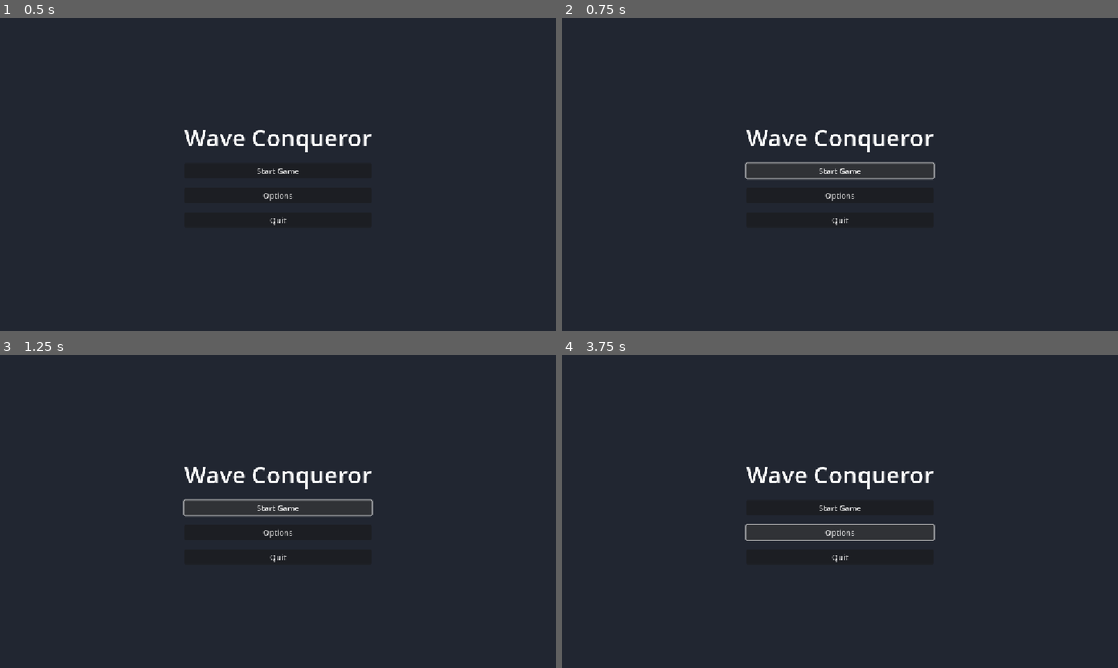
Above: before the commit, frames 1-4 (two rows, left to right).
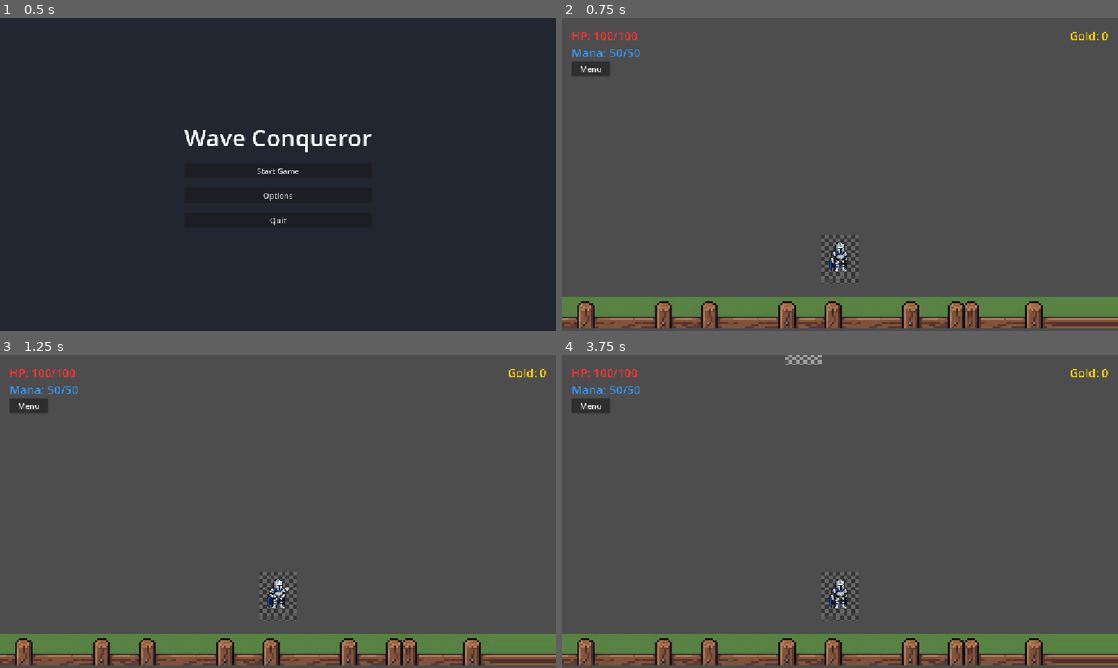
Above: after the commit, the same moments.

Repository: LucasGauterio/godot-wave-conqueror
Game: Godot game, scene res://scenes/ui/menu.tscn
Same seed, same stepped clock (60 frames per second), same inputs: the game is played once before the commit and once after it.
Inputs (mouse positions are in pixels of both pictures, inside the frame that each line leads up to):
- Up to frame 1 (0.5 s): no input
- Up to frame 2 (0.75 s): click "Start Game" at 0.5 s
- Up to frame 3 (1.25 s): no input
- Up to frame 4 (3.75 s): click (840, 508) at 1.25 s, where only the run before the commit has a clickable "Start Game"; click (589, 405) at 2 s, where only the run after the commit has a clickable "Menu"; click (840, 514) at 2.75 s, where only the run after the commit has a clickable "Resume"; click (840, 533) at 3.5 s, where only the run before the commit has a clickable "Options"

Frame 1 is identical in both runs. In frame 2, 99% of the frame differs, in the area x 0-100%, y 0-100%; in frame 3, 99%; in frame 4, 99%.

Commit message:
fix: Correct wooden fence image format and battlefield boundaries

Diff:
--- a/scenes/defenses/wall.tscn
+++ b/scenes/defenses/wall.tscn
@@ -1,18 +1,20 @@
 [gd_scene load_steps=5 format=3 uid="uid://kingdom_wall_01"]
 
 [ext_resource type="Script" path="res://scripts/wall.gd" id="1_script"]
-[ext_resource type="Texture2D" uid="uid://fence_tex" path="res://assets/wooden_fence.png" id="2_texture"]
+[ext_resource type="Texture2D" uid="uid://b0d51dcmob3xb" path="res://assets/wooden_fence.jpg" id="2_texture"]
 
 [sub_resource type="RectangleShape2D" id="RectangleShape2D_wall"]
-size = Vector2(1152, 40)
+size = Vector2(1152, 100)
 
 [node name="KingdomWall" type="StaticBody2D"]
+texture_repeat = 1
 collision_layer = 4
 collision_mask = 3
 script = ExtResource("1_script")
 
 [node name="Sprite2D" type="Sprite2D" parent="."]
 texture_filter = 1
+texture_repeat = 1
 texture = ExtResource("2_texture")
 region_enabled = true
 region_rect = Rect2(0, 0, 1152, 64)
--- a/scenes/main.tscn
+++ b/scenes/main.tscn
@@ -1,10 +1,4 @@
 [gd_scene load_steps=5 format=3 uid="uid://main_scene_01"]
-
-[sub_resource type="RectangleShape2D" id="RectangleShape2D_boundary"]
-size = Vector2(40, 700)
-
-[sub_resource type="RectangleShape2D" id="RectangleShape2D_top_boundary"]
-size = Vector2(1200, 40)
 
 [ext_resource type="PackedScene" uid="uid://knight_01" path="res://scenes/player/knight.tscn" id="1_knight"]
 [ext_resource type="PackedScene" uid="uid://pause_menu_01" path="res://scenes/ui/pause_menu.tscn" id="2_pause"]
@@ -12,6 +6,12 @@
 [ext_resource type="Script" path="res://scripts/main.gd" id="1_main"]
 [ext_resource type="Script" path="res://scripts/wave_manager.gd" id="4_wave"]
 [ext_resource type="PackedScene" uid="uid://kingdom_wall_01" path="res://scenes/defenses/wall.tscn" id="5_wall"]
+
+[sub_resource type="RectangleShape2D" id="RectangleShape2D_boundary"]
+size = Vector2(40, 700)
+
+[sub_resource type="RectangleShape2D" id="RectangleShape2D_top_boundary"]
+size = Vector2(1200, 40)
 
 [node name="Main" type="Node2D"]
 script = ExtResource("1_main")
@@ -70,7 +70,12 @@
 collision_layer = 4
 collision_mask = 3
 
-[node name="CollisionShape2D" type="CollisionShape2D" parent="Boundaries/Top"]
+[node name="Bottom" type="StaticBody2D" parent="Boundaries"]
+position = Vector2(576, 648)
+collision_layer = 4
+collision_mask = 3
+
+[node name="CollisionShape2D" type="CollisionShape2D" parent="Boundaries/Bottom"]
 shape = SubResource("RectangleShape2D_top_boundary")
 
 [node name="UI" type="CanvasLayer" parent="."]
Renamed: assets/wooden_fence.png -> assets/wooden_fence.jpg
Not shown, changed: .gitignore
